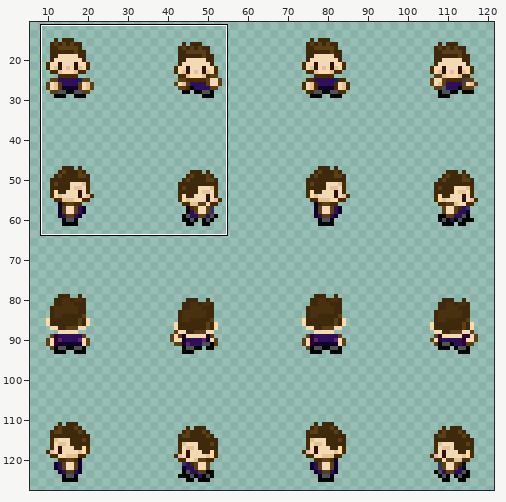
Edited in one commit: sprite sheet (images/characters/7.png). The picture above shows the old version from afar; the outline marks the close-up.
Close-up. The starting point:
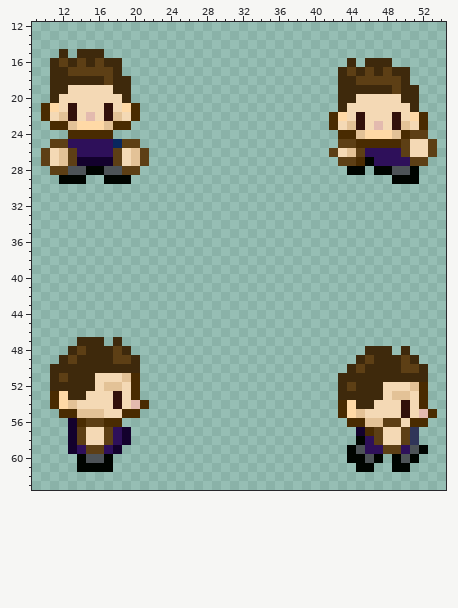
The file is 128x128 pixels. Pixels under 10% opacity are left out. Colours within 5 levels of each other are drawn and written as one. Shown: x 9..54, y 12..63. The wide view leaves out empty margins. The commit also changed other parts of the picture, which this record leaves out.
The same view after the edit:
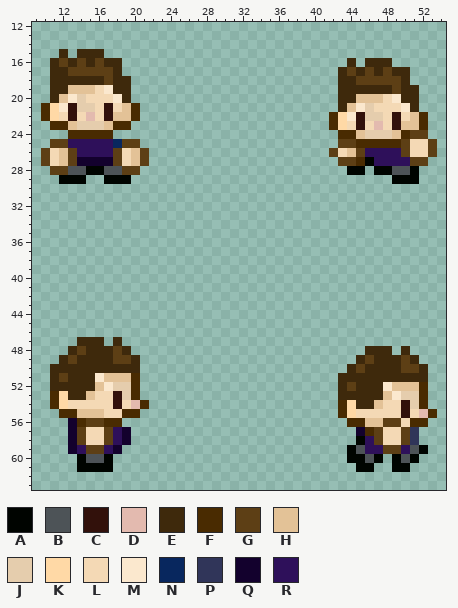
Palette (. is transparent): A #000400  B #4d5357  C #32110b  D #e3baaf  E #3e290c  F #492b01  G #5d3f15  H #e3c297  J #e5cdad  K #ffd9a6  L #f4d9b5  M #fbe8ce  N #08275e  P #303559  Q #13012d  R #2e105a
Diff:
Colour K becomes colour H in row 21 at x 19; in row 22 at x 51.
Colour L becomes colour H in row 19 at x 13 to 15; in row 20 at x 12 and 45 to 47; in row 21 at x 44; in row 22 at x 19; in row 23 at x 51; in row 51 at x 17 to 18.
Colour L becomes colour H in row 52 at x 16 and 49 to 50; in row 53 at x 15 and 48; in row 54 at x 47.
Colour H becomes colour J in row 52 at x 18; in row 53 at x 50.
Colour K becomes colour J in row 23 at x 14 to 16; in row 24 at x 46 to 48.
Colour L becomes colour J in row 20 at x 14; in row 21 at x 14 to 15 and 46; in row 22 at x 46 to 47; in row 52 at x 19; in row 53 at x 19 and 51; in row 54 at x 51.
Colour L becomes colour K in row 22 at x 11; in row 23 at x 43.
Colour H becomes colour L in row 22 at x 12; in row 23 at x 44; in row 54 at x 13; in row 55 at x 45.
Colour H becomes colour M in row 52 at x 17; in row 53 at x 49.
Colour L becomes colour M in row 19 at x 17; in row 20 at x 13, 18 and 49; in row 21 at x 12, 45 and 50; in row 22 at x 44; in row 51 at x 16; in row 52 at x 48.
Where, in picture pixels (left, top, right, bottom), the same in both close-ups:
changed: (50, 85, 131, 130)
changed: (338, 94, 419, 139)
changed: (68, 373, 131, 409)
changed: (356, 382, 419, 418)
